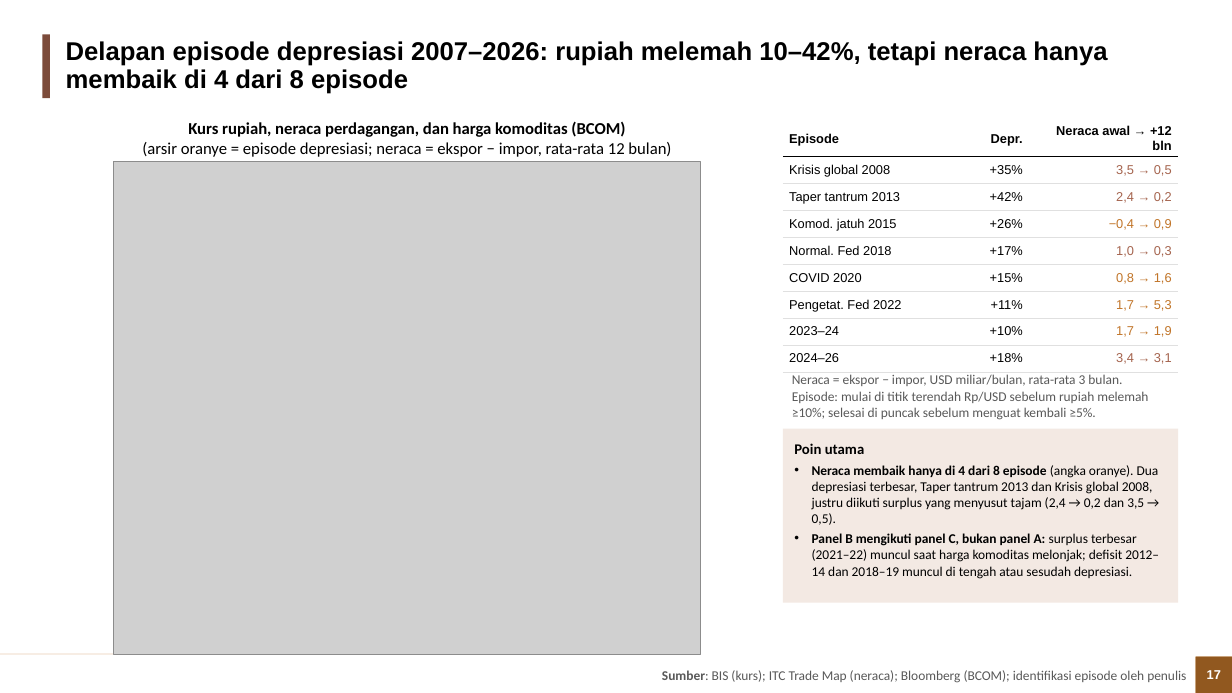
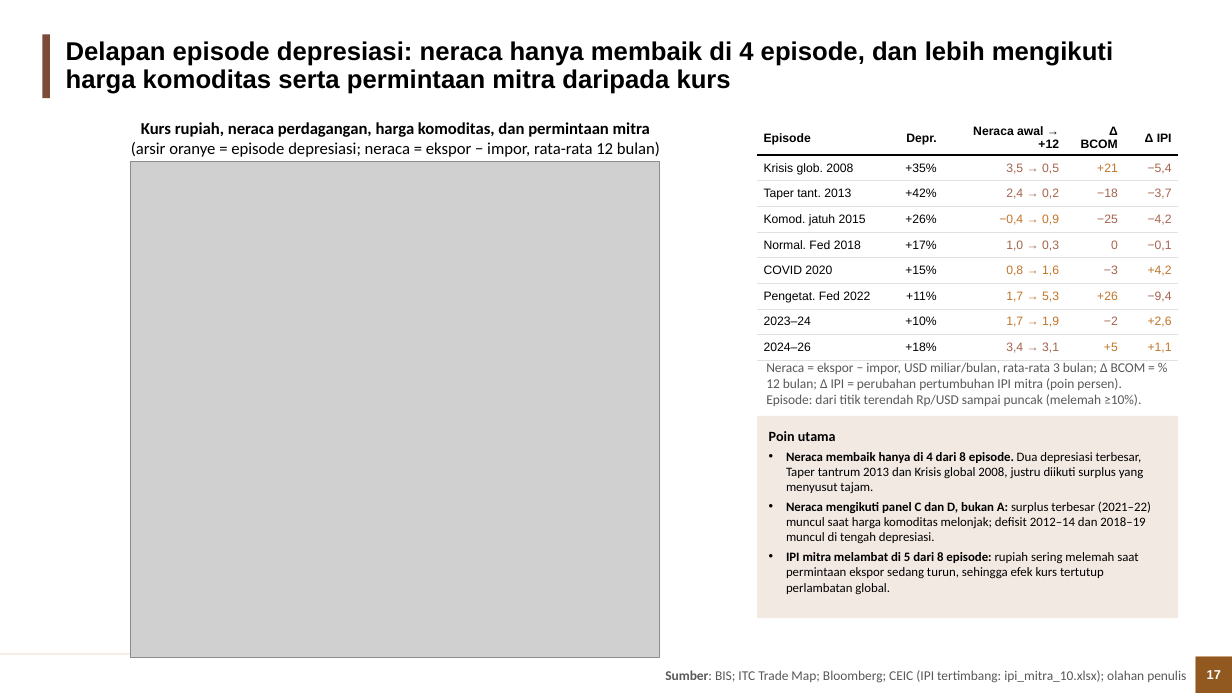
Before and after one commit to muhamadhaikal128/Pengaruh-Depresiasi-Rupiah-Terhadap-Trade-Balance, a slide deck: slide 17 of Haikal/output/3_ppt/Depresiasi_Rupiah_Trade_Balance.pptx. Drawn at 1232x693 pixels with LibreOffice and Linux fonts; fonts in the diff are those of the drawing; grey boxes stand for pictures; background and template pictures are left out. Boxes give left, top, right and bottom in pixels: in the first picture for what was removed or moved away, otherwise in the second. Text is boxed around its words. In the diff, an @@ line names an element or a change of style, - is before the commit and + after.

Commit message:
Haikal: gabung slide episode (kurs, neraca, BCOM, IPI mitra tertimbang), script 12 IPI 10 mitra + Excel bobot ekspor/perdagangan/PDB

```diff
--- a/Haikal/output/3_ppt/Depresiasi_Rupiah_Trade_Balance.pptx
+++ b/Haikal/output/3_ppt/Depresiasi_Rupiah_Trade_Balance.pptx
@@ title at [66, 41, 1113, 94]: text changed @@
-Delapan episode depresiasi 2007–2026: rupiah melemah 10–42%, tetapi neraca hanya membaik di 4 dari 8 episode
+Delapan episode depresiasi: neraca hanya membaik di 4 episode, dan lebih mengikuti harga komoditas serta permintaan mitra daripada kurs
@@ text at [141, 122, 650, 137]: text changed @@
-Kurs rupiah, neraca perdagangan, dan harga komoditas (BCOM)
+Kurs rupiah, neraca perdagangan, harga komoditas, dan permintaan mitra
@@ table at [757, 121, 1177, 357] @@
-column 1, row 2: Krisis global 2008
+column 1, row 2: Krisis glob. 2008
-column 1, row 3: Taper tantrum 2013
+column 1, row 3: Taper tant. 2013
-column 3: Neraca awal → +12 bln | 3,5 → 0,5 | 2,4 → 0,2 | −0,4 → 0,9 | 1,0 → 0,3 | 0,8 → 1,6 | 1,7 → 5,3 | 1,7 → 1,9 | 3,4 → 3,1
+column 3: Neraca awal → +12 | 3,5 → 0,5 | 2,4 → 0,2 | −0,4 → 0,9 | 1,0 → 0,3 | 0,8 → 1,6 | 1,7 → 5,3 | 1,7 → 1,9 | 3,4 → 3,1
+column 4: Δ BCOM | +21 | −18 | −25 | 0 | −3 | +26 | −2 | +5
+column 5: Δ IPI | −5,4 | −3,7 | −4,2 | −0,1 | +4,2 | −9,4 | +2,6 | +1,1
@@ table: place and size @@
-table at [783, 121, 1177, 368]
+table at [757, 121, 1177, 357]
@@ picture: place and size @@
-picture at [114, 162, 701, 654]
+picture at [130, 162, 660, 657]
@@ text at [766, 362, 1146, 406]: text changed @@
-Neraca = ekspor − impor, USD miliar/bulan, rata-rata 3 bulan. Episode: mulai di titik terendah Rp/USD sebelum rupiah melemah ≥10%; selesai di puncak sebelum menguat kembali ≥5%.
+Neraca = ekspor − impor, USD miliar/bulan, rata-rata 3 bulan; Δ BCOM = % 12 bulan; Δ IPI = perubahan pertumbuhan IPI mitra (poin persen). Episode: dari titik terendah Rp/USD sampai puncak (melemah ≥10%).
@@ rectangle "Poin utama": place and size @@
-rectangle "Poin utama" at [783, 429, 1178, 603]
+rectangle "Poin utama" at [757, 416, 1178, 618]
@@ text in rectangle at [769, 431, 836, 441]: size 11.5 to 11 pt in "Poin utama" @@
@@ text in rectangle at [786, 452, 1151, 594]: text changed; size 10.5 to 10 pt @@
-• Neraca membaik hanya di 4 dari 8 episode (angka oranye). Dua depresiasi terbesar, Taper tantrum 2013 dan Krisis global 2008, justru diikuti surplus yang menyusut tajam (2,4 → 0,2 dan 3,5 → 0,5).
-• Panel B mengikuti panel C, bukan panel A: surplus terbesar (2021–22) muncul saat harga komoditas melonjak; defisit 2012–14 dan 2018–19 muncul di tengah atau sesudah depresiasi.
+• Neraca membaik hanya di 4 dari 8 episode. Dua depresiasi terbesar, Taper tantrum 2013 dan Krisis global 2008, justru diikuti surplus yang menyusut tajam.
+• Neraca mengikuti panel C dan D, bukan A: surplus terbesar (2021–22) muncul saat harga komoditas melonjak; defisit 2012–14 dan 2018–19 muncul di tengah depresiasi.
+• IPI mitra melambat di 5 dari 8 episode: rupiah sering melemah saat permintaan ekspor sedang turun, sehingga efek kurs tertutup perlambatan global.
@@ text at [665, 670, 1186, 683]: text changed @@
-Sumber: BIS (kurs); ITC Trade Map (neraca); Bloomberg (BCOM); identifikasi episode oleh penulis
+Sumber: BIS; ITC Trade Map; Bloomberg; CEIC (IPI tertimbang: ipi_mitra_10.xlsx); olahan penulis
```
Also in this commit, not shown: 1 slide removed, 8 other files.
